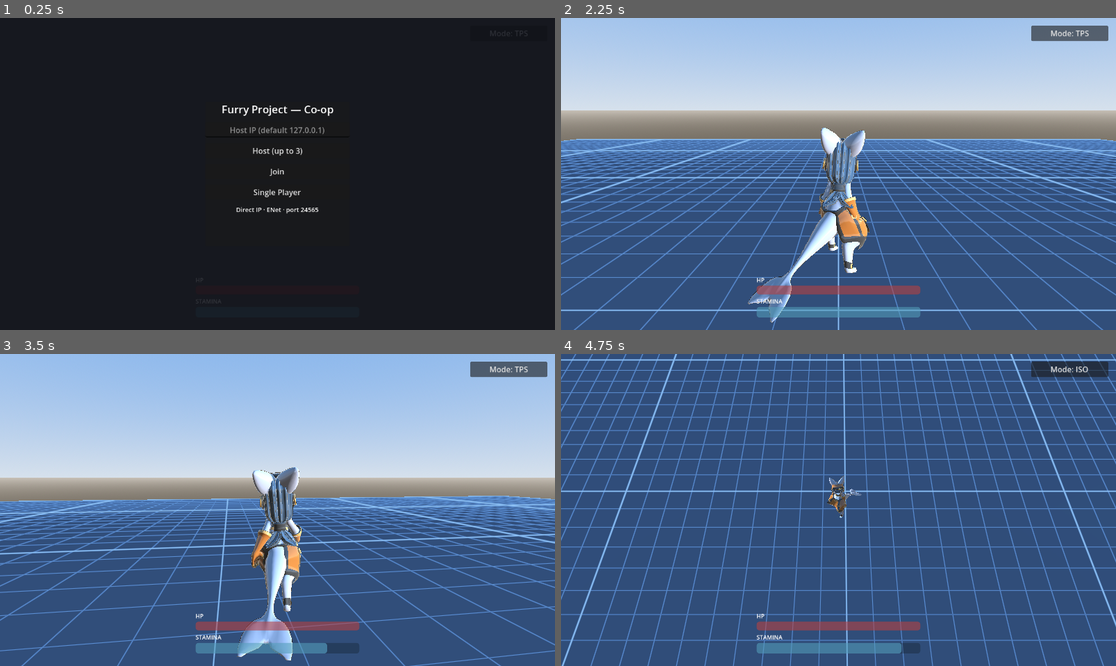
Above: before the commit, frames 1-4 (two rows, left to right).
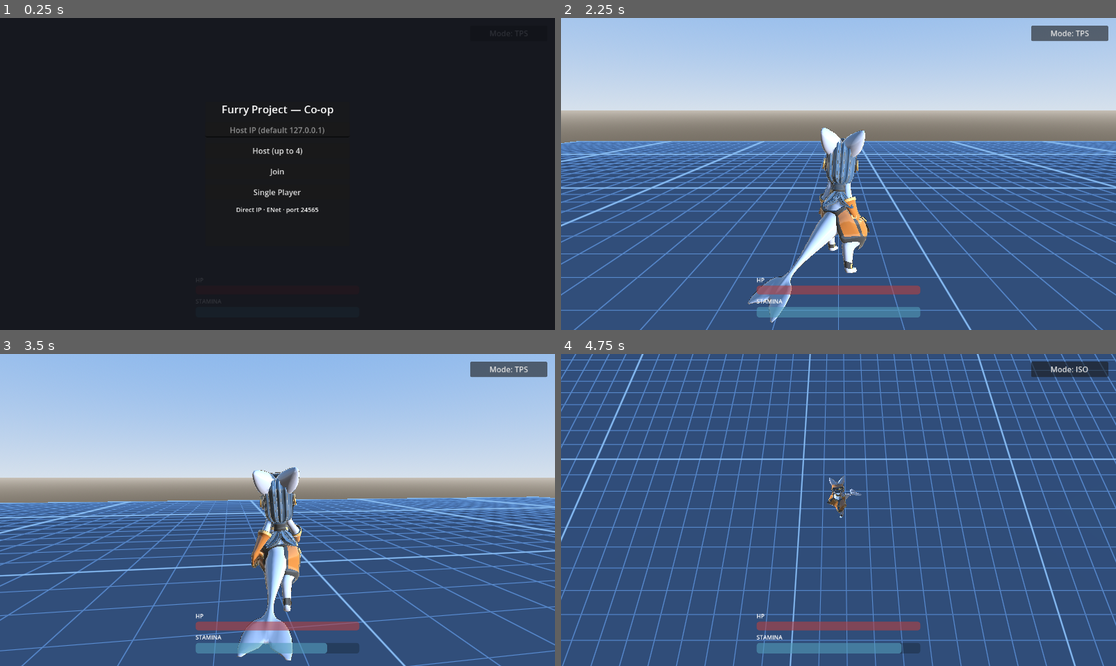
Above: after the commit, the same moments.

Repository: RAIDSouL/furry-project
Game: Godot game, scene res://scenes/Gameplay.tscn
Same seed, same stepped clock (60 frames per second), same inputs: the game is played once before the commit and once after it.
Inputs (mouse positions are in pixels of both pictures, inside the frame that each line leads up to):
- Up to frame 1 (0.25 s): no input
- Up to frame 2 (2.25 s): click (838, 130) at 0.52 s; type "12" at 0.6 s; click "Host (up to 3)" (after the commit: "Host (up to 4)") at 1.25 s; click "Single Player" at 2 s
- Up to frame 3 (3.5 s): tap Enter (ui_accept) at 2.75 s; move the mouse to (305, 510) at 2.77 s; hold W (move_forward) from 2.78 s (still down); tap Shift (dodge) at 2.85 s; click (305, 510) at 2.92 s; tap Space (jump) at 3.02 s
- Up to frame 4 (4.75 s): keep holding W (move_forward); move the mouse to (810, 510) at 3.52 s; tap Ctrl (sprint) at 3.6 s; tap Space (jump) at 3.77 s; move the mouse to (849, 503) at 4.27 s; hold Tab (toggle_mode) from 4.28 s (still down)

The runs differ from the first frame. In frame 1, less than 0.1% of the frame differs, in the area x 53-55%, y 41-44%; in frame 2, 4.7%, in the area x 0-100%, y 38-100%; in frame 3, 3.9%; in frame 4, 4.0%.

Commit message:
feat: raise co-op cap to 1-4 players
- MAX_PLAYERS 3 -> 4 (now means total players incl. host; create_server
  gets MAX_PLAYERS - 1 since its max_clients excludes the host)
- 4 distinct spawn points (square formation) so no overlap at 4 players
- "Host (up to 4)" menu label; docs updated

Co-Authored-By: Claude Opus 4.8 <noreply@anthropic.com>

Diff:
--- a/scenes/Gameplay.tscn
+++ b/scenes/Gameplay.tscn
@@ -211,7 +211,7 @@
 
 [node name="HostButton" type="Button" parent="NetworkUI/Menu/Panel/VBox" unique_id=700000007]
 layout_mode = 2
-text = "Host (up to 3)"
+text = "Host (up to 4)"
 
 [node name="JoinButton" type="Button" parent="NetworkUI/Menu/Panel/VBox" unique_id=700000008]
 layout_mode = 2
--- a/scripts/gameplay.gd
+++ b/scripts/gameplay.gd
@@ -8,11 +8,12 @@
 
 @export var player_scene: PackedScene
 
-# Spread spawn points so co-op players don't overlap.
+# Spread spawn points (a square) so co-op players don't overlap — one per player.
 const SPAWN_POINTS := [
-	Vector3(0.0, 1.0, 0.0),
-	Vector3(2.5, 1.0, 0.0),
-	Vector3(-2.5, 1.0, 0.0),
+	Vector3(2.0, 1.0, 2.0),
+	Vector3(-2.0, 1.0, 2.0),
+	Vector3(2.0, 1.0, -2.0),
+	Vector3(-2.0, 1.0, -2.0),
 ]
 
 @onready var _net: Node = get_node("/root/NetworkManager")
--- a/scripts/network_manager.gd
+++ b/scripts/network_manager.gd
@@ -7,13 +7,14 @@
 ## client's MultiplayerSynchronizer reaches the others through the host.
 
 const PORT := 24565
-const MAX_PLAYERS := 3            # co-op cap (server counts as one)
+const MAX_PLAYERS := 4            # total players, including the host
 const DEFAULT_IP := "127.0.0.1"
 
 
 func host(port: int = PORT) -> Error:
 	var peer := ENetMultiplayerPeer.new()
-	var err := peer.create_server(port, MAX_PLAYERS)
+	# create_server's max_clients excludes the host, so subtract one.
+	var err := peer.create_server(port, MAX_PLAYERS - 1)
 	if err != OK:
 		return err
 	multiplayer.multiplayer_peer = peer
Not shown, changed: CHANGELOG.md
Not shown, changed: CLAUDE.md
Not shown, changed: README.md
